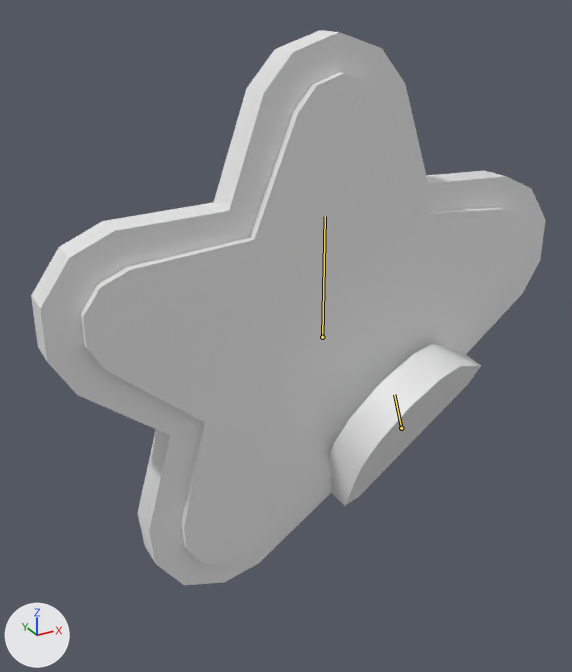
Two versions of the Blender file models/tools/tool_sticker.blend, one commit apart.
Both versions are drawn from a camera (50 mm lens) standing at (-3.1, -5.02, 2.59) and looking at (-0.29, 0.08, 0.04). Every picture has the same lights, and +X, +Y and +Z are marked at lower left. The bones that bend it are drawn over the model as lines.

In view in the first picture: 'Star', 'Star.001'.
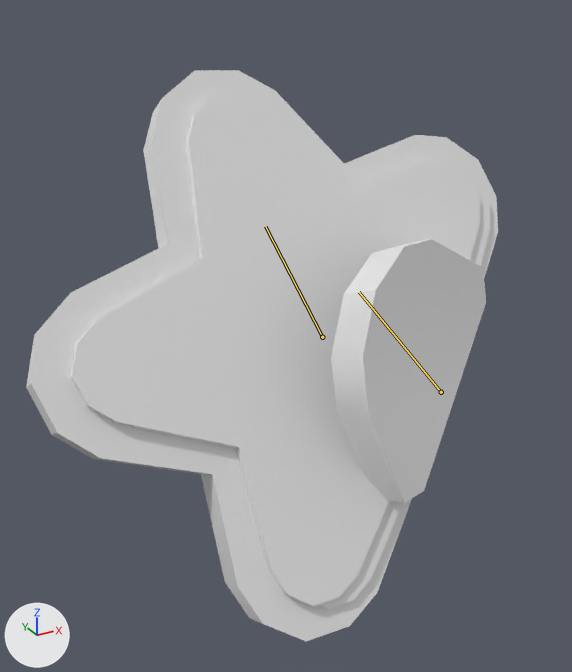
The newer file adds an action. The first version stands in its rest pose; the second is drawn at frame 7 of the action 'Cursor'.

Boxes [x1, y1, x2, y2] around the edits, measured in the pictures (572 x 672 px):
'Star', posed (8% narrower): before [31, 30, 545, 585]; after [26, 70, 498, 641]
'Star.001', posed (63% taller): before [328, 344, 481, 506]; after [331, 239, 486, 503]
bone 'root', root to tip: before (322, 337) to (325, 216); after (322, 337) to (265, 226)
bone 'fold', root to tip: before (401, 428) to (394, 394); after (441, 392) to (359, 292)

The change in detail:
Bone 'root' (bone_root) turns from (0, 0, 0) to (-29, 7, 13) degrees about its own x, y and z.
Bone 'fold' (bone_fold) moves from (0.0, 0.0, 0.0) to (0.006, 0.163, -0.066).
Bone 'fold' (bone_fold) is rescaled from (1.0, 1.0, 1.0) to (1.23, 1.54, 1.0).
